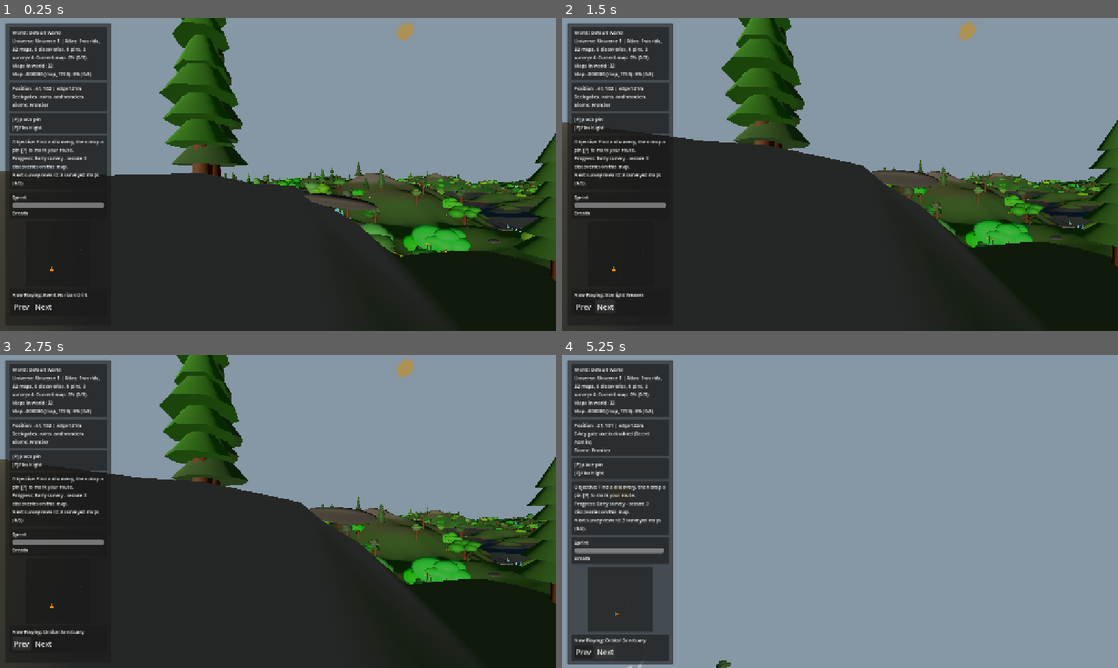
Above: before the commit, frames 1-4 (two rows, left to right).
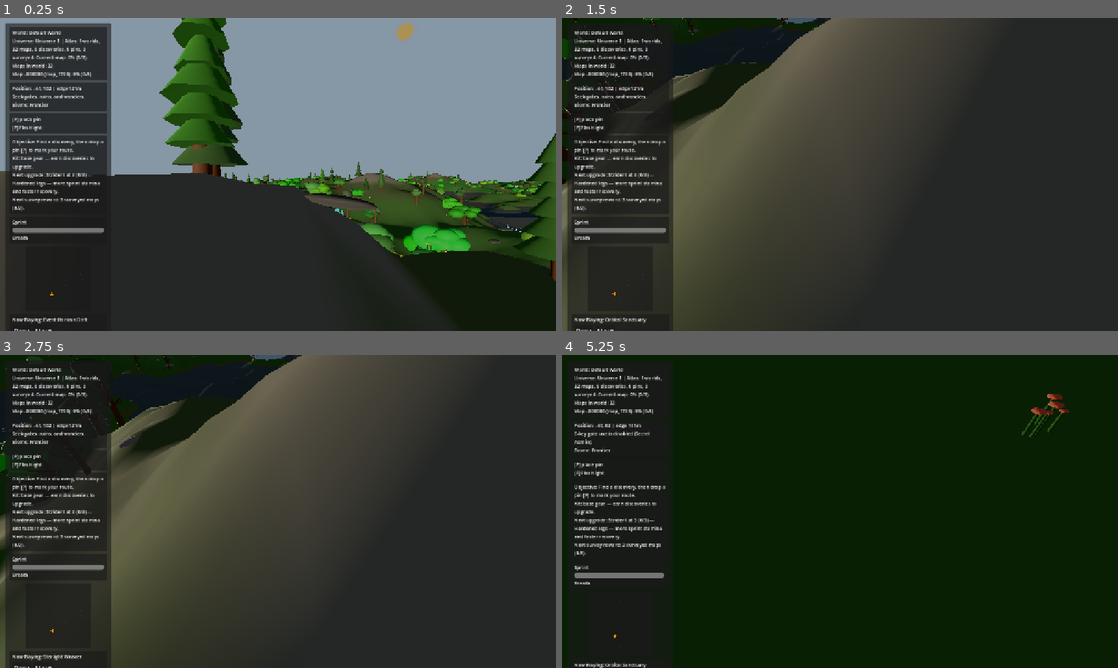
Above: after the commit, the same moments.

Repository: emkey1/Gatewalk
Game: Godot game, scene res://scenes/main.tscn
The game is run twice, just before and just after one commit, with the same random seed, the same clock (stepped at 60 frames per second) and the same inputs.
Inputs (mouse positions are in pixels of both pictures, inside the frame that each line leads up to):
- Up to frame 1 (0.25 s): no input
- Up to frame 2 (1.5 s): click (606, 305) at 0.5 s, where only the run before the commit has a clickable "Next"; click (606, 305) at 1.25 s, where only the run before the commit has a clickable "Next"
- Up to frame 3 (2.75 s): click (22, 642) at 2 s, where only the run before the commit has a clickable "Prev"
- Up to frame 4 (5.25 s): tap Enter at 2.75 s; move the mouse to (867, 511) at 2.77 s; hold Shift (sprint) 2.78-3.53 s; hold W (move_forward) 2.78-5 s; tap Space (jump) at 3.02, 3.77 s; move the mouse to (812, 511) at 3.52 s; tap Shift (sprint) at 3.6, 4.55 s; move the mouse to (851, 505) at 4.27 s; hold E 4.28-5 s; click (606, 652) at 5 s, where only the run before the commit has a clickable "Next"

The runs differ from the first frame. In frame 1, 1.7% of the frame differs, in the area x 1-19%, y 44-100%; in frame 2, 66%; in frame 3, 66%; in frame 4, 98%, in the area x 0-100%, y 0-100%.

Commit message:
Add discovery-driven progression (Cartographer's Kit)
Discoveries now unlock concrete navigation capabilities instead of only
growing a list. New ProgressionService maps cumulative universe discoveries
to capability tiers (Lungs / Lantern / Strider / Pins / Far Survey / Gate
Sight). Unlocks are a pure function of the discovery count, so no save
migration is needed — only the announced-toast set is persisted.

- Player.gd: capacity consts become tunable vars + single apply_capabilities()
  entry point; physics reads the vars so upgrades take effect live.
- Main.gd: apply kit at spawn and after each discovery; toast newly unlocked
  tiers; repurpose progression hint to point at the next real unlock; add a
  survey-pin cap tied to the Pathfinder's Pins upgrade.
- HudController.gd: surface the current kit as a goals line.
- DiscoveryTracker.gd: one on_discovery_recorded hook at the choke point.
- run_checks.gd: _run_progression_checks regression coverage, including the
  ProgressionService <-> Player capability-key contract.

Co-Authored-By: Claude Opus 4.8 <noreply@anthropic.com>

Diff:
--- a/scripts/Main.gd
+++ b/scripts/Main.gd
@@ -26,6 +26,7 @@
 const MapRecordClass = preload("res://scripts/core/MapRecord.gd")
 const WorldRecordClass = preload("res://scripts/core/WorldRecord.gd")
 const DiscoveryRecordClass = preload("res://scripts/core/DiscoveryRecord.gd")
+const ProgressionService = preload("res://scripts/core/ProgressionService.gd")
 
 
 const GRID_SIZE: int = 224
@@ -155,6 +156,7 @@
 	discovery_tracker.get_map_record = _get_map_record
 	discovery_tracker.on_orb_discovered = _check_moon_shrine_completion
 	discovery_tracker.on_message = _on_discovery_message
+	discovery_tracker.on_discovery_recorded = _on_discovery_recorded
 
 	atlas_view = AtlasView.new()
 	atlas_view.name = "AtlasView"
@@ -2647,6 +2649,11 @@
 	var maps: Dictionary = world.get("maps", {})
 	var map_record: Dictionary = maps.get(current_map_id, {})
 	var pins: Dictionary = map_record.get("pins", {})
+	var pin_cap: int = int(_progression_capabilities().get("pin_cap", 6))
+	if pins.size() >= pin_cap:
+		last_discovery_text = "Pin satchel full (" + str(pins.size()) + "/" + str(pin_cap) + ") — earn Pathfinder's Pins to carry more."
+		_push_status_banner(last_discovery_text, 3000)
+		return
 	var pin_index: int = pins.size() + 1
 	while pins.has("pin_" + str(pin_index)):
 		pin_index += 1
@@ -3054,6 +3061,7 @@
 			"music_text": music_text,
 		"discovery_line": discovery_line,
 		"objective_line": objective_line,
+		"kit_line": _kit_hud_line(),
 		"progression_line": progression_line,
 		"next_reward_line": next_reward_line,
 		"recent_discoveries": recent_discoveries,
@@ -3289,28 +3297,13 @@
 		last_discovery_text = "Now Playing: no playlist loaded."
 
 
-func _progression_hint(map_record: Dictionary) -> String:
-	var discoveries: Dictionary = map_record.get("discoveries", {})
-	var found: int = discoveries.size()
-	var world_map_count: int = discovery_tracker.current_world_map_count() if discovery_tracker != null else 0
-	var universe: Dictionary = _current_universe()
-	var achievements: Dictionary = universe.get("achievements", {})
-	var achieved: int = achievements.size()
-	var total_discoveries: int = 0
-	var surveyed_in_world: int = _surveyed_map_count_in_world(current_world_id)
-	if discovery_tracker != null:
-		total_discoveries = discovery_tracker.total_discoveries_in_universe()
-	if found < 3:
-		return "Progress: Early survey - secure 3 discoveries on this map."
-	if total_discoveries < 25:
-		return "Progress: Surveyor I - reach 25 total discoveries (" + str(total_discoveries) + "/25)."
-	if surveyed_in_world < 3:
-		return "Progress: Atlas Restorer I - fully survey 3 maps in this world (" + str(surveyed_in_world) + "/3)."
-	if world_map_count < 3:
-		return "Progress: Cartographer I - chart 3 maps in this world."
-	if achieved < 5:
-		return "Progress: Expeditioner - unlock 5 achievements."
-	return "Progress: Deep expedition - pursue moon shrines and world saturation routes."
+func _progression_hint(_map_record: Dictionary) -> String:
+	var total_discoveries: int = _progression_total()
+	var nxt: Dictionary = ProgressionService.next_upgrade(total_discoveries)
+	if nxt.is_empty():
+		return "Kit complete: full Cartographer's Kit earned (" + str(total_discoveries) + " discoveries)."
+	var threshold: int = int(nxt.get("threshold", 0))
+	return "Next upgrade: " + str(nxt.get("name", "?")) + " at " + str(threshold) + " (" + str(total_discoveries) + "/" + str(threshold) + ") — " + str(nxt.get("desc", ""))
 
 
 func _surveyed_map_count_in_world(world_id: String) -> int:
@@ -3475,6 +3468,55 @@
 func _on_discovery_body_entered(body: Node3D, discovery_id: String, title: String, kind: String, discovery_position: Vector3) -> void:
 	if body.name == "Player" and discovery_tracker != null:
 		discovery_tracker.record_discovery(discovery_id, title, kind, discovery_position)
+
+
+func _progression_total() -> int:
+	return discovery_tracker.total_discoveries_in_universe() if discovery_tracker != null else 0
+
+
+func _kit_hud_line() -> String:
+	var summary: String = ProgressionService.kit_summary(_progression_total())
+	if summary == "":
+		return "Kit: base gear — earn discoveries to upgrade."
+	return "Kit: " + summary
+
+
+func _progression_capabilities() -> Dictionary:
+	return ProgressionService.capabilities(_progression_total())
+
+
+func _apply_progression_to_player(player: CharacterBody3D) -> void:
+	if player != null and player.has_method(&"apply_capabilities"):
+		player.apply_capabilities(_progression_capabilities())
+
+
+# Called after every newly-recorded discovery. Detects Cartographer's Kit upgrades
+# crossed since the last announcement, applies the higher ceilings to the live
+# player, toasts once, and persists the announced set. Capabilities themselves are
+# derived from the discovery count, so the announced list is the only state stored.
+func _on_discovery_recorded() -> void:
+	var total: int = _progression_total()
+	var universe: Dictionary = _current_universe()
+	var announced: Array = universe.get("announced_upgrades", [])
+	var newly: Array[String] = []
+	for id in ProgressionService.unlocked_ids(total):
+		if not announced.has(id):
+			newly.append(str(id))
+	if newly.is_empty():
+		return
+	for id in newly:
+		announced.append(id)
+	universe["announced_upgrades"] = announced
+	_set_current_universe(universe)
+	_save_world_data()
+	_apply_progression_to_player(_get_player())
+	var names: Array[String] = []
+	for id in newly:
+		names.append(str(ProgressionService.upgrade_by_id(id).get("name", id)))
+	var label: String = "Kit upgrade: " + ", ".join(names) + "!"
+	last_discovery_text = label
+	_push_status_banner(label, 4600)
+	print("Kit upgrade unlocked: ", ", ".join(names))
 
 
 func _load_map(world_id: String, map_id: String) -> void:
@@ -4589,6 +4631,7 @@
 	if _is_current_map_cave():
 		AudioManager.setup_cave_player_audio(player)
 	player.lichen_count = lichen_count
+	_apply_progression_to_player(player)
 	_restore_player_save_state(player)
 	_ensure_player_above_surface(player)
 
--- a/scripts/Player.gd
+++ b/scripts/Player.gd
@@ -29,6 +29,16 @@
 var flashlight_charge: float = FLASHLIGHT_MAX_CHARGE
 var flashlight: SpotLight3D
 var flashlight_requested_on: bool = false
+
+# Tunable capability ceilings. Default to the base consts; ProgressionService
+# raises them through apply_capabilities() as the player earns Cartographer's Kit
+# upgrades. Physics reads these vars (not the consts) so upgrades take effect live.
+var max_sprint_stamina: float = MAX_SPRINT_STAMINA
+var sprint_regen_per_sec: float = 1.0 / 3.0
+var max_breath: float = MAX_BREATH
+var max_flashlight_charge: float = FLASHLIGHT_MAX_CHARGE
+var flashlight_base_range: float = 40.0
+var flashlight_range_bonus: float = 0.0
 var _jump_hold_remaining: float = 0.0
 var _jump_hold_boost_per_sec: float = 0.0
 
@@ -110,12 +120,12 @@
 		speed = SPRINT_SPEED
 		sprint_stamina = max(sprint_stamina - delta, 0.0)
 	else:
-		sprint_stamina = min(sprint_stamina + delta / 3.0, MAX_SPRINT_STAMINA)
+		sprint_stamina = min(sprint_stamina + delta * sprint_regen_per_sec, max_sprint_stamina)
 	if underwater:
 		speed *= 0.55
 		breath = max(breath - delta, 0.0)
 	else:
-		breath = min(breath + delta * 2.0, MAX_BREATH)
+		breath = min(breath + delta * 2.0, max_breath)
 
 	velocity.x = direction.x * speed
 	velocity.z = direction.z * speed
@@ -163,12 +173,12 @@
 	if flashlight_on:
 		if moving:
 			# Motion charging should beat active drain to avoid "moving but still emptying" behavior.
-			flashlight_charge = min(flashlight_charge + delta * FLASHLIGHT_RECHARGE_RATE * 1.25, FLASHLIGHT_MAX_CHARGE)
+			flashlight_charge = min(flashlight_charge + delta * FLASHLIGHT_RECHARGE_RATE * 1.25, max_flashlight_charge)
 		else:
 			flashlight_charge -= delta
 	else:
 		if moving:
-			flashlight_charge = min(flashlight_charge + delta * FLASHLIGHT_RECHARGE_RATE, FLASHLIGHT_MAX_CHARGE)
+			flashlight_charge = min(flashlight_charge + delta * FLASHLIGHT_RECHARGE_RATE, max_flashlight_charge)
 	if flashlight_charge <= 0.0:
 		flashlight_charge = 0.0
 		flashlight_on = false
@@ -176,3 +186,19 @@
 	if flashlight_requested_on and not flashlight_on and flashlight_charge >= FLASHLIGHT_ENABLE_THRESHOLD:
 		flashlight_on = true
 		flashlight.light_energy = 10.5
+
+
+# Raise capability ceilings from a ProgressionService capabilities dict and top up
+# the live pools so a freshly earned upgrade is felt immediately. At spawn this runs
+# before save-state restore, which re-applies any persisted mid-session values.
+func apply_capabilities(caps: Dictionary) -> void:
+	max_breath = float(caps.get("max_breath", MAX_BREATH))
+	max_sprint_stamina = float(caps.get("max_sprint_stamina", MAX_SPRINT_STAMINA))
+	sprint_regen_per_sec = float(caps.get("sprint_regen_per_sec", 1.0 / 3.0))
+	max_flashlight_charge = float(caps.get("max_flashlight_charge", FLASHLIGHT_MAX_CHARGE))
+	flashlight_range_bonus = float(caps.get("flashlight_range_bonus", 0.0))
+	if flashlight != null:
+		flashlight.spot_range = flashlight_base_range + flashlight_range_bonus
+	breath = max_breath
+	sprint_stamina = max_sprint_stamina
+	flashlight_charge = max_flashlight_charge
--- a/scripts/core/DiscoveryTracker.gd
+++ b/scripts/core/DiscoveryTracker.gd
@@ -17,6 +17,9 @@
 
 var on_orb_discovered: Callable
 var on_message: Callable
+# Fires once per newly-recorded discovery (after dedupe), at the single choke point
+# below. Main uses it to re-evaluate Cartographer's Kit unlocks.
+var on_discovery_recorded: Callable
 
 const ACHIEVEMENT_DEFS := {
 	"first_wonder": {"name": "First Discovery", "desc": "Find your first wonder on any map"},
@@ -72,6 +75,8 @@
 	if kind == "orb":
 		if on_orb_discovered.is_valid():
 			on_orb_discovered.call()
+	if on_discovery_recorded.is_valid():
+		on_discovery_recorded.call()
 
 
 func award_achievement(id: String) -> void:
--- a/scripts/core/HudController.gd
+++ b/scripts/core/HudController.gd
@@ -310,6 +310,7 @@
 	var music_text: String = str(data.get("music_text", ""))
 	var discovery_line: String = str(data.get("discovery_line", "Seek gates, ruins, and wonders."))
 	var objective_line: String = str(data.get("objective_line", ""))
+	var kit_line: String = str(data.get("kit_line", ""))
 	var progression_line: String = str(data.get("progression_line", ""))
 	var next_reward_line: String = str(data.get("next_reward_line", ""))
 	var recent_discoveries: Array = data.get("recent_discoveries", [])
@@ -374,6 +375,8 @@
 		goals_lines.append("Recent: " + ", ".join(recent_discoveries))
 	if objective_line != "":
 		goals_lines.append(objective_line)
+	if kit_line != "":
+		goals_lines.append(kit_line)
 	if progression_line != "":
 		goals_lines.append(progression_line)
 	if next_reward_line != "":
--- /dev/null
+++ b/scripts/core/ProgressionService.gd
@@ -0,0 +1,148 @@
+extends RefCounted
+class_name ProgressionService
+
+# The Cartographer's Kit.
+#
+# Discoveries earned across a universe unlock concrete, navigation-focused
+# capabilities. Unlocks are a PURE FUNCTION of the cumulative discovery count,
+# so player capability is fully derivable from existing save state — no new
+# persisted capability fields and no save migration. The only thing the rest of
+# the game persists is which unlock notifications have already been shown
+# (universe.announced_upgrades), so a toast fires exactly once per upgrade.
+#
+# Capability values are ABSOLUTE per tier (not additive). capabilities() applies
+# unlocked upgrades in threshold order, so the highest unlocked tier of each
+# track wins. Base values mirror the constants in scripts/Player.gd.
+
+const BASE_CAPS := {
+	"max_breath": 60.0,             # Player.MAX_BREATH
+	"max_sprint_stamina": 15.0,     # Player.MAX_SPRINT_STAMINA
+	"sprint_regen_per_sec": 1.0 / 3.0,
+	"max_flashlight_charge": 30.0,  # Player.FLASHLIGHT_MAX_CHARGE
+	"flashlight_range_bonus": 0.0,
+	"pin_cap": 6,
+	"survey_radius": 0.0,           # bonus discovery auto-detect / minimap reveal radius
+	"gate_sight": false,            # reveal the map type behind a gate before entering
+}
+
+# Ordered by threshold (ascending). Keep it sorted — next_upgrade relies on order.
+const UPGRADE_DEFS: Array = [
+	{"id": "strider_1", "track": "strider", "tier": 1, "name": "Strider I", "short": "Strider I",
+		"desc": "Hardened legs — more sprint stamina and faster recovery.",
+		"threshold": 3, "effect": {"max_sprint_stamina": 22.0, "sprint_regen_per_sec": 0.45}},
+	{"id": "lungs_1", "track": "lungs", "tier": 1, "name": "Lungs I", "short": "Lungs I",
+		"desc": "Trained breath — stay underwater longer.",
+		"threshold": 6, "effect": {"max_breath": 90.0}},
+	{"id": "lantern_1", "track": "lantern", "tier": 1, "name": "Lantern I", "short": "Lantern I",
+		"desc": "Brighter, longer-lasting flashlight for caves.",
+		"threshold": 10, "effect": {"max_flashlight_charge": 45.0, "flashlight_range_bonus": 6.0}},
+	{"id": "pins_1", "track": "pins", "tier": 1, "name": "Pathfinder's Pins I", "short": "Pins I",
+		"desc": "Carry more survey pins (cap 9).",
+		"threshold": 15, "effect": {"pin_cap": 9}},
+	{"id": "survey_1", "track": "survey", "tier": 1, "name": "Far Survey I", "short": "Survey I",
+		"desc": "Wider survey reach — spot discoveries from farther away.",
+		"threshold": 21, "effect": {"survey_radius": 8.0}},
+	{"id": "lungs_2", "track": "lungs", "tier": 2, "name": "Lungs II", "short": "Lungs II",
+		"desc": "Free-diver's lungs — much longer underwater.",
+		"threshold": 28, "effect": {"max_breath": 130.0}},
+	{"id": "lantern_2", "track": "lantern", "tier": 2, "name": "Lantern II", "short": "Lantern II",
+		"desc": "Reinforced lamp — deeper cave runs.",
+		"threshold": 36, "effect": {"max_flashlight_charge": 65.0, "flashlight_range_bonus": 12.0}},
+	{"id": "strider_2", "track": "strider", "tier": 2, "name": "Strider II", "short": "Strider II",
+		"desc": "Marathon legs — long sprints across open ground.",
+		"threshold": 45, "effect": {"max_sprint_stamina": 30.0, "sprint_regen_per_sec": 0.6}},
+	{"id": "gate_sight", "track": "gate_sight", "tier": 1, "name": "Gate Sight", "short": "Gate Sight",
+		"desc": "Read a gate's shimmer — know the world type before you cross.",
+		"threshold": 55, "effect": {"gate_sight": true}},
+	{"id": "lungs_3", "track": "lungs", "tier": 3, "name": "Lungs III", "short": "Lungs III",
+		"desc": "Abyssal lungs — explore the deep at leisure.",
+		"threshold": 70, "effect": {"max_breath": 180.0}},
+	{"id": "lantern_3", "track": "lantern", "tier": 3, "name": "Lantern III", "short": "Lantern III",
+		"desc": "Beacon lamp — light the longest labyrinths.",
+		"threshold": 85, "effect": {"max_flashlight_charge": 90.0, "flashlight_range_bonus": 18.0}},
+	{"id": "pins_2", "track": "pins", "tier": 2, "name": "Pathfinder's Pins II", "short": "Pins II",
+		"desc": "Full pin satchel (cap 14).",
+		"threshold": 100, "effect": {"pin_cap": 14}},
+	{"id": "survey_2", "track": "survey", "tier": 2, "name": "Far Survey II", "short": "Survey II",
+		"desc": "Master surveyor's eye — spot discoveries at a distance.",
+		"threshold": 120, "effect": {"survey_radius": 16.0}},
+]
+
+
+static func upgrade_by_id(id: String) -> Dictionary:
+	for def in UPGRADE_DEFS:
+		if str(def.get("id", "")) == id:
+			return def
+	return {}
+
+
+static func unlocked(total: int) -> Array:
+	var out: Array = []
+	for def in UPGRADE_DEFS:
+		if total >= int(def.get("threshold", 0)):
+			out.append(def)
+	return out
+
+
+static func unlocked_ids(total: int) -> Array:
+	var out: Array = []
+	for def in unlocked(total):
+		out.append(str(def.get("id", "")))
+	return out
+
+
+# Capabilities for a given cumulative discovery total. Absolute per-track values;
+# higher unlocked tiers override lower ones because UPGRADE_DEFS is threshold-ordered.
+static func capabilities(total: int) -> Dictionary:
+	var caps: Dictionary = BASE_CAPS.duplicate(true)
+	for def in UPGRADE_DEFS:
+		if total < int(def.get("threshold", 0)):
+			continue
+		var effect: Dictionary = def.get("effect", {})
+		for key in effect.keys():
+			caps[key] = effect[key]
+	return caps
+
+
+# First upgrade not yet earned, or {} when everything is unlocked.
+static func next_upgrade(total: int) -> Dictionary:
+	for def in UPGRADE_DEFS:
+		if total < int(def.get("threshold", 0)):
+			return def
+	return {}
+
+
+# Upgrades whose threshold falls in (prev_total, new_total] — i.e. earned by this
+# discovery delta. Used to fire a one-time toast.
+static func newly_unlocked(prev_total: int, new_total: int) -> Array:
+	var out: Array = []
+	for def in UPGRADE_DEFS:
+		var threshold: int = int(def.get("threshold", 0))
+		if prev_total < threshold and new_total >= threshold:
+			out.append(def)
+	return out
+
+
+# Compact one-line kit summary showing the highest tier earned per track,
+# e.g. "Strider I · Lungs II · Lantern I". Empty string before the first unlock.
+static func kit_summary(total: int) -> String:
+	var best_per_track: Dictionary = {}
+	for def in UPGRADE_DEFS:
+		if total < int(def.get("threshold", 0)):
+			continue
+		var track: String = str(def.get("track", def.get("id", "")))
+		var threshold: int = int(def.get("threshold", 0))
+		var prev = best_per_track.get(track, null)
+		if prev == null or threshold >= int(prev.get("threshold", 0)):
+			best_per_track[track] = def
+	# Preserve track order by first appearance in UPGRADE_DEFS.
+	var seen: Dictionary = {}
+	var parts: Array = []
+	for def in UPGRADE_DEFS:
+		var track: String = str(def.get("track", def.get("id", "")))
+		if seen.has(track):
+			continue
+		if best_per_track.has(track):
+			seen[track] = true
+			parts.append(str(best_per_track[track].get("short", track)))
+	return " · ".join(parts)
--- a/tools/validation/run_checks.gd
+++ b/tools/validation/run_checks.gd
@@ -6,6 +6,7 @@
 const GateTravelService = preload("res://scripts/core/GateTravelService.gd")
 const MapContext = preload("res://scripts/core/MapContext.gd")
 const TreeFactory = preload("res://scripts/factories/TreeFactory.gd")
+const ProgressionService = preload("res://scripts/core/ProgressionService.gd")
 
 const GRAPHICS_LEVEL := 0
 const DENSITY_LEVEL := 2
@@ -24,6 +25,7 @@
 	_run_persisted_universe_isolation_checks(failures)
 	_run_seed_allocator_isolation_checks(failures)
 	_run_tree_factory_checks(failures)
+	_run_progression_checks(failures)
 
 	if failures.is_empty():
 		print("VALIDATION OK: deterministic generation and save migration checks passed")
@@ -754,3 +756,74 @@
 	var sample_a: String = only_a[0] if not only_a.is_empty() else "<none>"
 	var sample_b: String = only_b[0] if not only_b.is_empty() else "<none>"
 	return "delta_a=%d delta_b=%d sample_a=%s sample_b=%s" % [only_a.size(), only_b.size(), sample_a, sample_b]
+
+
+func _run_progression_checks(failures: Array[String]) -> void:
+	# Base kit at zero discoveries mirrors Player constants.
+	var base: Dictionary = ProgressionService.capabilities(0)
+	if not is_equal_approx(float(base.get("max_breath", 0.0)), 60.0):
+		failures.append("Progression base max_breath expected 60, got %s." % str(base.get("max_breath")))
+	if int(base.get("pin_cap", 0)) != 6:
+		failures.append("Progression base pin_cap expected 6, got %d." % int(base.get("pin_cap", 0)))
+	if bool(base.get("gate_sight", true)):
+		failures.append("Progression base gate_sight should be false.")
+	if ProgressionService.kit_summary(0) != "":
+		failures.append("Progression kit summary should be empty before the first unlock.")
+
+	# Each defined upgrade's effect must be present in capabilities exactly at its threshold.
+	for def in ProgressionService.UPGRADE_DEFS:
+		var threshold: int = int(def.get("threshold", 0))
+		var caps_at: Dictionary = ProgressionService.capabilities(threshold)
+		var effect: Dictionary = def.get("effect", {})
+		for key in effect.keys():
+			if str(caps_at.get(key)) != str(effect[key]):
+				failures.append("Upgrade '%s' effect %s not applied at threshold %d (got %s)." % [
+					str(def.get("id")), key, threshold, str(caps_at.get(key))])
+		# Just below the threshold the upgrade must not yet be unlocked.
+		if threshold > 0 and ProgressionService.unlocked_ids(threshold - 1).has(str(def.get("id"))):
+			failures.append("Upgrade '%s' unlocked one discovery early." % str(def.get("id")))
+
+	# Capability ceilings are monotonic in the discovery count (never regress).
+	var prev: Dictionary = ProgressionService.capabilities(0)
+	for total in range(1, 170):
+		var caps: Dictionary = ProgressionService.capabilities(total)
+		for key in ["max_breath", "max_sprint_stamina", "max_flashlight_charge", "pin_cap", "survey_radius"]:
+			if float(caps.get(key, 0.0)) < float(prev.get(key, 0.0)):
+				failures.append("Progression capability '%s' regressed at total %d." % [key, total])
+				break
+		prev = caps
+
+	# next_upgrade points at the first unearned tier, then empties out.
+	if str(ProgressionService.next_upgrade(0).get("id", "")) != "strider_1":
+		failures.append("Progression next_upgrade(0) expected 'strider_1'.")
+	if not ProgressionService.next_upgrade(100000).is_empty():
+		failures.append("Progression next_upgrade should be empty once everything is unlocked.")
+
+	# newly_unlocked reports tiers crossed by a delta, including multiple at once.
+	var n1: Array = ProgressionService.newly_unlocked(2, 3)
+	if n1.size() != 1 or str(n1[0].get("id", "")) != "strider_1":
+		failures.append("Progression newly_unlocked(2,3) expected exactly strider_1.")
+	var n2_ids: Array = []
+	for d in ProgressionService.newly_unlocked(5, 10):
+		n2_ids.append(str(d.get("id", "")))
+	if not (n2_ids.has("lungs_1") and n2_ids.has("lantern_1")):
+		failures.append("Progression newly_unlocked(5,10) should include lungs_1 and lantern_1.")
+
+	# The ProgressionService capability keys must match what Player.apply_capabilities consumes.
+	var player_scene: PackedScene = load("res://scenes/player.tscn")
+	if player_scene == null:
+		failures.append("Progression check could not load player scene.")
+		return
+	var player: Node = player_scene.instantiate()
+	var full_caps: Dictionary = ProgressionService.capabilities(200)
+	player.apply_capabilities(full_caps)
+	if not is_equal_approx(float(player.get("max_breath")), float(full_caps["max_breath"])):
+		failures.append("Player.apply_capabilities did not adopt max_breath ceiling.")
+	if not is_equal_approx(float(player.get("max_flashlight_charge")), float(full_caps["max_flashlight_charge"])):
+		failures.append("Player.apply_capabilities did not adopt max_flashlight_charge ceiling.")
+	if not is_equal_approx(float(player.get("max_sprint_stamina")), float(full_caps["max_sprint_stamina"])):
+		failures.append("Player.apply_capabilities did not adopt max_sprint_stamina ceiling.")
+	# Pools should be topped up to the new ceiling so an earned upgrade is felt immediately.
+	if not is_equal_approx(float(player.get("breath")), float(full_caps["max_breath"])):
+		failures.append("Player.apply_capabilities did not top up breath to the new ceiling.")
+	player.free()
